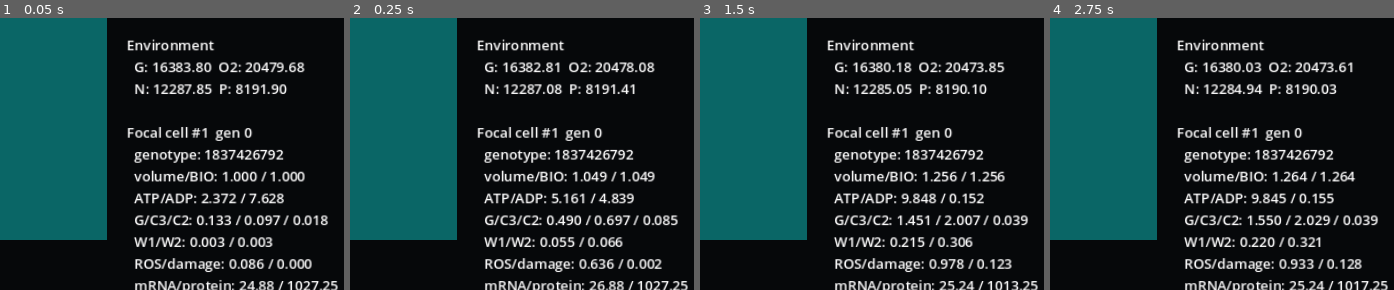
Above: before the commit, frames 1-4 (left to right).
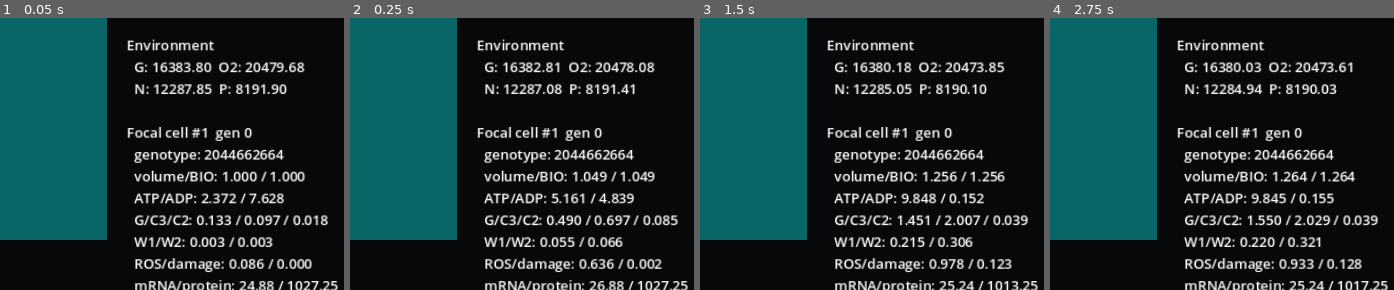
Above: after the commit, the same moments.

Repository: Feynman26/Microverse
Game: Godot game, scene res://src/ui/main.tscn
The game is run twice, just before and just after one commit, with the same random seed, the same clock (stepped at 60 frames per second) and the same inputs.
Inputs:
- Up to frame 1 (0.05 s): no input
- Up to frame 2 (0.25 s): no input
- Up to frame 3 (1.5 s): tap Enter at 0.5 s; tap 1 at 0.6 s; tap Space at 0.77, 1.25 s; tap 2 at 1.35 s
- Up to frame 4 (2.75 s): tap Space at 1.52 s; tap Enter at 2 s; tap 3 at 2.1 s
The pictures show only the part of the screen within x 50-100%, y 50-100%; the shares and areas given below are measured in that part.

The runs differ from the first frame. In frame 1, 0.6% of the frame differs, in the area x 59-83%, y 48-53%; in frame 2, 0.6%; in frame 3, 0.6%; in frame 4, 0.6%.

Commit message:
feat: seed dormant one-mutation-away regulatory motifs

Diff:
--- a/src/genetics/genome.gd
+++ b/src/genetics/genome.gd
@@ -12,23 +12,24 @@
 	validate()
 
 static func create_ancestor():
-	# The M3 ancestor is intentionally molecularly abstract. These signatures do
-	# not yet encode physiological function; M4 maps protein signatures onto a
-	# validated reaction-affinity landscape. Promoters/signatures are therefore
-	# heritable substrate, not direct phenotype knobs in this milestone.
+	# M5-B regulatory motifs are deliberately dormant: each motif is distance 4
+	# from its designated ancestral protein and at least distance 4 from every
+	# ancestral protein. The active regulatory radius is 3, so the ancestor is
+	# not gifted a regulatory circuit, while one ordinary motif mutation can
+	# make an edge accessible.
 	var ancestor_genes: Array = [
-		GeneScript.new(1, 6200, 0x1357, 101),
-		GeneScript.new(2, 5400, 0x2468, 102),
-		GeneScript.new(3, 7100, 0x369C, 103),
-		GeneScript.new(4, 4800, 0x48AD, 104),
-		GeneScript.new(5, 3900, 0x5ACE, 105),
-		GeneScript.new(6, 6600, 0x6BDF, 106),
-		GeneScript.new(7, 5700, 0x7CE1, 107),
-		GeneScript.new(8, 4500, 0x8DF2, 108),
-		GeneScript.new(9, 5200, 0x9E03, 109),
-		GeneScript.new(10, 6000, 0xAF14, 110),
-		GeneScript.new(11, 4300, 0xB025, 111),
-		GeneScript.new(12, 5000, 0xC136, 112)
+		GeneScript.new(1, 6200, 0x1357, 101, 0x1358),
+		GeneScript.new(2, 5400, 0x2468, 102, 0x2467),
+		GeneScript.new(3, 7100, 0x369C, 103, 0x3693),
+		GeneScript.new(4, 4800, 0x48AD, 104, 0x48A2),
+		GeneScript.new(5, 3900, 0x5ACE, 105, 0x5AC1),
+		GeneScript.new(6, 6600, 0x6BDF, 106, 0x6BD0),
+		GeneScript.new(7, 5700, 0x7CE1, 107, 0x7CEE),
+		GeneScript.new(8, 4500, 0x8DF2, 108, 0x8DFD),
+		GeneScript.new(9, 5200, 0x9E03, 109, 0x9E0C),
+		GeneScript.new(10, 6000, 0xAF14, 110, 0xAF1B),
+		GeneScript.new(11, 4300, 0xB025, 111, 0xB02A),
+		GeneScript.new(12, 5000, 0xC136, 112, 0xC139)
 	]
 	return Genome.new(ancestor_genes)
 
@@ -57,14 +58,12 @@
 		parts.append(gene.canonical_key())
 	return "|".join(parts)
 
-# Deliberately simple deterministic rolling fingerprint. It is an identity aid,
-# not a cryptographic hash. The canonical key remains the collision-resolving
-# representation for exact genotype comparisons.
 func fingerprint() -> int:
 	var value: int = 104729
 	for gene in genes:
 		value = int((value * 131 + int(gene.locus_id) * 17 + int(gene.promoter_code)) % FINGERPRINT_MODULUS)
 		value = int((value * 131 + int(gene.protein_signature)) % FINGERPRINT_MODULUS)
+		value = int((value * 131 + int(gene.regulatory_signature)) % FINGERPRINT_MODULUS)
 		value = int((value * 131 + int(gene.neutral_marker % 1000003)) % FINGERPRINT_MODULUS)
 	return value
 
